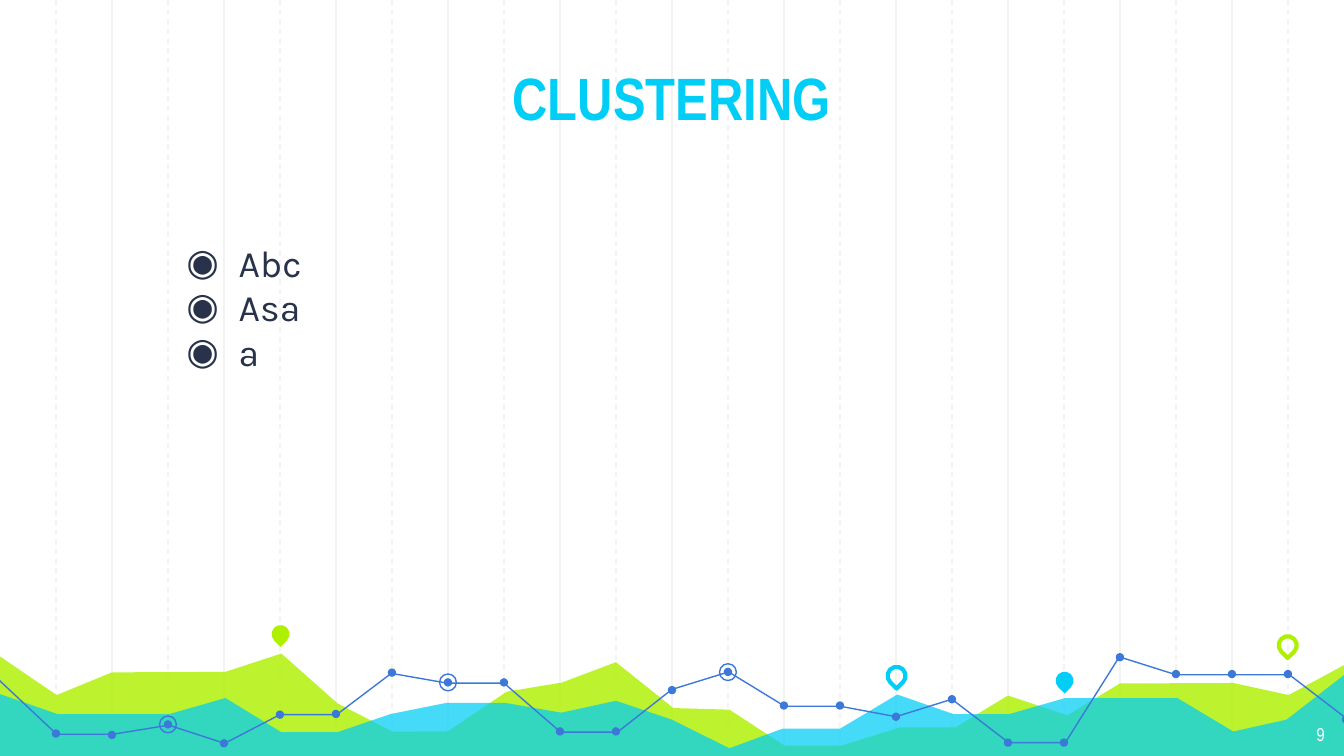
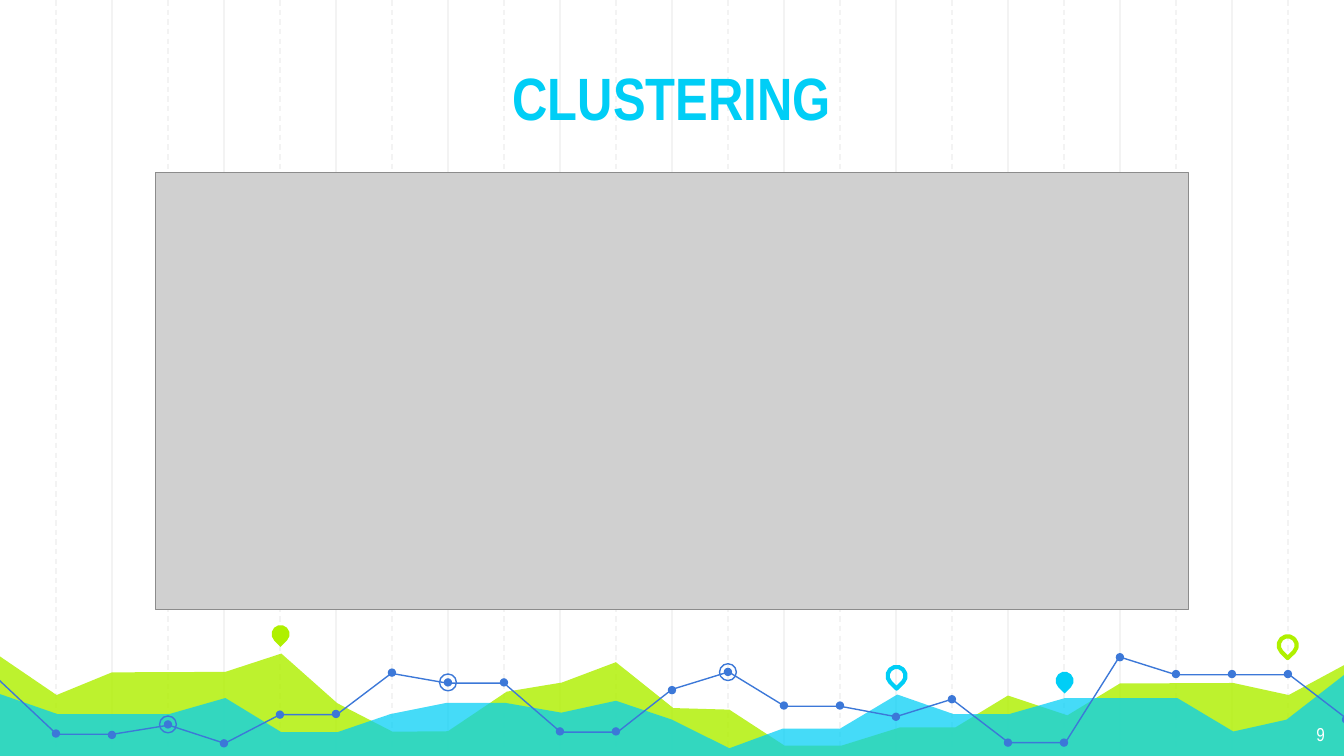
Before and after one commit to Andyayk/app, a slide deck: slide 9 of Graph Based Search.pptx. Drawn at 1344x756 pixels with LibreOffice and Linux fonts; fonts in the diff are those of the drawing; grey boxes stand for pictures. Boxes give left, top, right and bottom in pixels: in the first picture for what was removed or moved away, otherwise in the second. Text is boxed around its words. In the diff, an @@ line names an element or a change of style, - is before the commit and + after.

```diff
--- a/Graph Based Search.pptx
+++ b/Graph Based Search.pptx
@@ picture added at (156,172,1189,609) @@
@@ text removed at (239,251,302,367) @@
-◉ Abc
-◉ Asa
-◉ a
```
Also in this commit, not shown: 7 other slides changed, 6 slides added, 2 slides removed.
